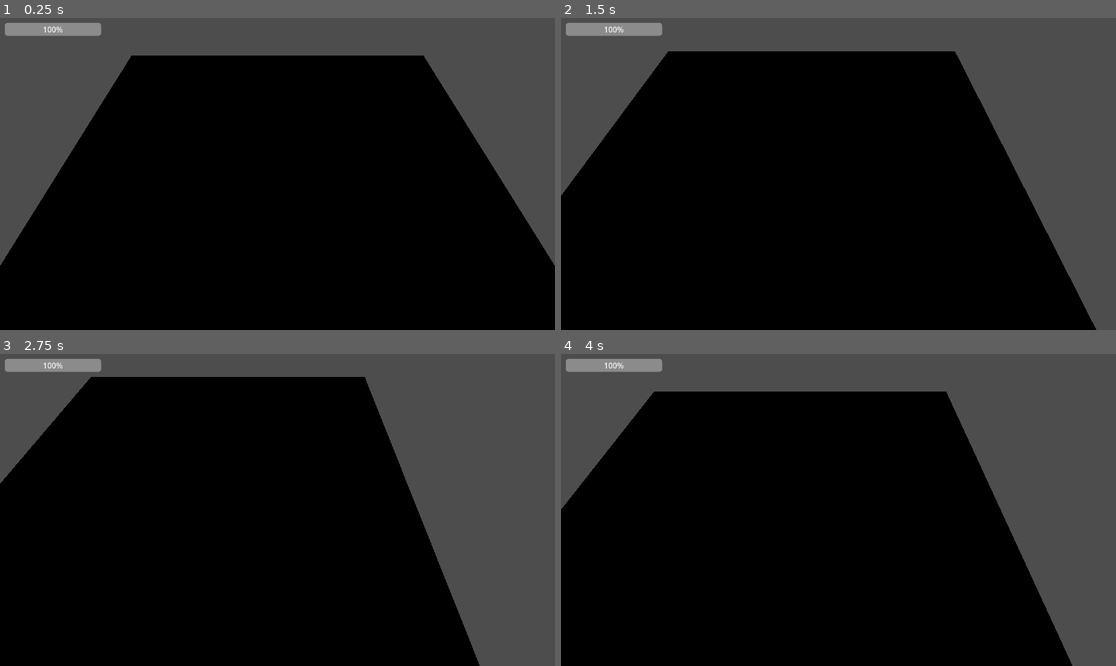
Above: before the commit, frames 1-4 (two rows, left to right).
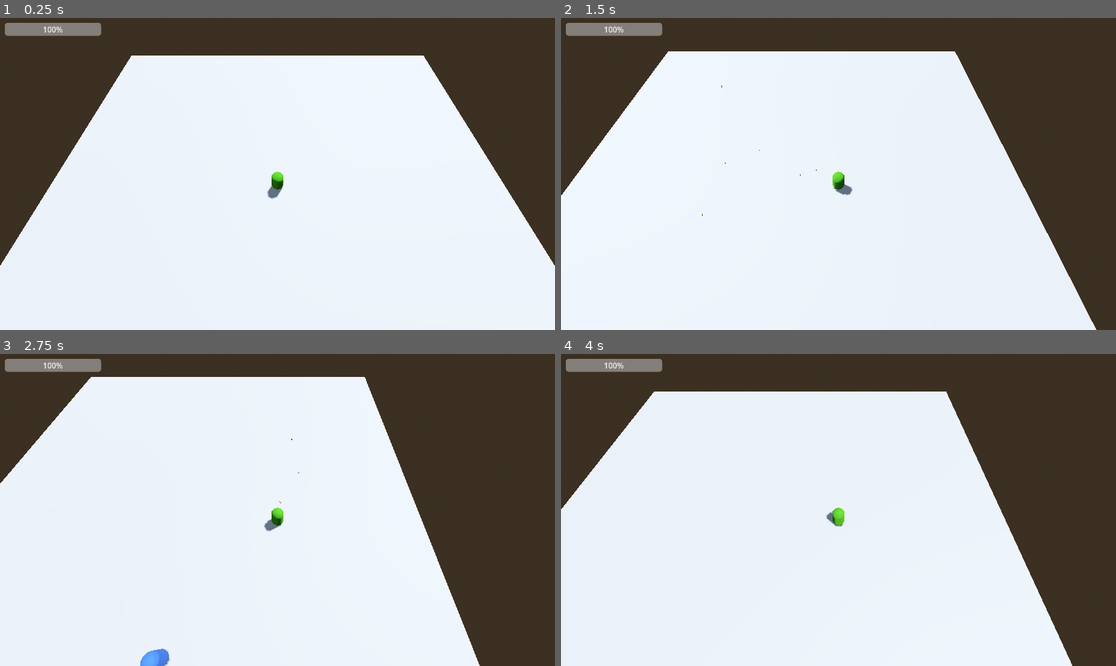
Above: after the commit, the same moments.

Repository: Verialix996/island-conquest
Game: Godot game, scene res://scenes/world/main_world.tscn
Same seed, same stepped clock (60 frames per second), same inputs: the game is played once before the commit and once after it. Sound files missing from this copy of the repository are replaced by a short silence.
Inputs (mouse positions are in pixels of both pictures, inside the frame that each line leads up to):
- Up to frame 1 (0.25 s): no input
- Up to frame 2 (1.5 s): tap Enter at 0.5 s; move the mouse to (960, 158) at 0.52 s; press the mouse at (960, 158) at 0.53 s; hold Right (ui_right) 0.53-1.28 s; move the mouse to (727, 189) at 1.27 s; release the mouse at (727, 189) at 1.28 s; hold Down (ui_down) from 1.28 s (still down); click (727, 189) at 1.35 s
- Up to frame 3 (2.75 s): move the mouse to (333, 441) at 2.02 s; release Down (ui_down) at 2.03 s; press the mouse at (333, 441) at 2.03 s; hold Right (ui_right) from 2.03 s (still down)
- Up to frame 4 (4 s): move the mouse to (810, 572) at 2.77 s; release Right (ui_right) at 2.78 s; release the mouse at (810, 572) at 2.78 s; hold Up (ui_up) 2.78-3.53 s; click (810, 572) at 2.85 s; tap Space at 3.5 s; move the mouse to (1005, 556) at 3.52 s; press the mouse at (1005, 556) at 3.53 s; hold Left (ui_left) from 3.53 s (still down)

The runs differ from the first frame. In frame 1, 99% of the frame differs, in the area x 0-100%, y 0-100%; in frame 2, 99%; in frame 3, 99%; in frame 4, 99%.

Commit message:
Milestone 3: game feel - screen shake, muzzle flash, basic sounds, hit flash effects

Diff:
--- a/scenes/enemies/enemy_base.gd
+++ b/scenes/enemies/enemy_base.gd
@@ -9,10 +9,13 @@
 @export var attack_damage: int = 10
 
 var health: int
+var is_dead: bool = false
 var state: State = State.PATROL
 var player: Node3D
 var nav_agent: NavigationAgent3D
 var attack_timer: Timer
+var death_sound: AudioStreamPlayer3D
+var mesh: MeshInstance3D
 
 func _ready() -> void:
 	health = max_health
@@ -20,6 +23,8 @@
 	nav_agent = $NavigationAgent3D
 	attack_timer = $AttackTimer
 	attack_timer.timeout.connect(_on_attack_timer_timeout)
+	death_sound = $DeathSound
+	mesh = $MeshInstance3D
 
 func _physics_process(_delta: float) -> void:
 	if player == null:
@@ -52,11 +57,24 @@
 			player.take_damage(attack_damage)
 
 func take_damage(amount: int) -> void:
+	if is_dead:
+		return
 	health -= amount
 	print("Enemy hit! Health: ", health)
+	_flash_red()
 	if health <= 0:
 		die()
 
+func _flash_red() -> void:
+	mesh.get_active_material(0).albedo_color = Color.RED
+	await get_tree().create_timer(0.1).timeout
+	mesh.get_active_material(0).albedo_color = Color("2d52ad")
+
 func die() -> void:
+	is_dead = true
 	print("Enemy died!")
+	set_physics_process(false)
+	velocity = Vector3.ZERO
+	death_sound.play()
+	await death_sound.finished
 	queue_free()
--- a/scenes/enemies/enemy_base.tscn
+++ b/scenes/enemies/enemy_base.tscn
@@ -1,12 +1,16 @@
 [gd_scene format=3 uid="uid://bjxq6qeucgwg2"]
 
 [ext_resource type="Script" uid="uid://sve0lqjf648a" path="res://scenes/enemies/enemy_base.gd" id="1_qty17"]
+[ext_resource type="AudioStream" uid="uid://bbvyoxplc03i1" path="res://assets/sounds/death_male.wav" id="2_pkqou"]
 
 [sub_resource type="StandardMaterial3D" id="StandardMaterial3D_rbebl"]
 albedo_color = Color(0.17596108, 0.3234396, 0.679836, 1)
 
 [sub_resource type="CapsuleMesh" id="CapsuleMesh_qty17"]
 material = SubResource("StandardMaterial3D_rbebl")
+
+[sub_resource type="StandardMaterial3D" id="StandardMaterial3D_pkqou"]
+albedo_color = Color(0.1764706, 0.32156864, 0.6784314, 1)
 
 [sub_resource type="CapsuleShape3D" id="CapsuleShape3D_pkqou"]
 
@@ -15,6 +19,7 @@
 
 [node name="MeshInstance3D" type="MeshInstance3D" parent="." unique_id=364973635]
 mesh = SubResource("CapsuleMesh_qty17")
+surface_material_override/0 = SubResource("StandardMaterial3D_pkqou")
 
 [node name="CollisionShape3D" type="CollisionShape3D" parent="." unique_id=1926518323]
 shape = SubResource("CapsuleShape3D_pkqou")
@@ -23,3 +28,6 @@
 autostart = true
 
 [node name="NavigationAgent3D" type="NavigationAgent3D" parent="." unique_id=1566223600]
+
+[node name="DeathSound" type="AudioStreamPlayer3D" parent="." unique_id=256847087]
+stream = ExtResource("2_pkqou")
--- a/scenes/player/player.gd
+++ b/scenes/player/player.gd
@@ -6,9 +6,13 @@
 
 @export var max_health: int = 100
 var health: int
+var hit_sound: AudioStreamPlayer3D
+var mesh: MeshInstance3D
 
 func _ready() -> void:
 	health = max_health
+	hit_sound = $HitSound
+	mesh = $MeshInstance3D
 
 func _aim_at_mouse() -> void:
 	var camera := get_viewport().get_camera_3d()
@@ -43,10 +47,17 @@
 func take_damage(amount: int) -> void:
 	health -= amount
 	health_changed.emit(health)
+	hit_sound.play()
+	_flash_red()
 	print("Player hit! Health: ", health)
 	if health <= 0:
 		die()
 
+func _flash_red() -> void:
+	mesh.get_active_material(0).albedo_color = Color.RED
+	await get_tree().create_timer(0.1).timeout
+	mesh.get_active_material(0).albedo_color = Color("357e00")
+
 func die() -> void:
 	print("Player died!")
 	get_tree().reload_current_scene()
--- a/scenes/player/player.tscn
+++ b/scenes/player/player.tscn
@@ -2,12 +2,16 @@
 
 [ext_resource type="Script" uid="uid://dvwerbtq0ttlf" path="res://scenes/player/player.gd" id="1_8afob"]
 [ext_resource type="PackedScene" uid="uid://cbse0ei1osbb0" path="res://scenes/weapons/weapon_base.tscn" id="2_dovo2"]
+[ext_resource type="AudioStream" uid="uid://csgok45ic8p5f" path="res://assets/sounds/grunt.ogg" id="3_gmlin"]
 
 [sub_resource type="StandardMaterial3D" id="StandardMaterial3D_x7p2l"]
-albedo_color = Color(1, 0.101960786, 0.047058824, 1)
+albedo_color = Color(0.2065363, 0.49325317, 9.62615e-08, 1)
 
 [sub_resource type="CapsuleMesh" id="CapsuleMesh_8afob"]
 material = SubResource("StandardMaterial3D_x7p2l")
+
+[sub_resource type="StandardMaterial3D" id="StandardMaterial3D_gmlin"]
+albedo_color = Color(0.20784314, 0.49411765, 0, 1)
 
 [sub_resource type="CapsuleShape3D" id="CapsuleShape3D_dovo2"]
 
@@ -16,8 +20,13 @@
 
 [node name="MeshInstance3D" type="MeshInstance3D" parent="." unique_id=967385355]
 mesh = SubResource("CapsuleMesh_8afob")
+surface_material_override/0 = SubResource("StandardMaterial3D_gmlin")
 
 [node name="CollisionShape3D" type="CollisionShape3D" parent="." unique_id=2067336665]
 shape = SubResource("CapsuleShape3D_dovo2")
 
 [node name="Weapon" parent="." unique_id=153327082 instance=ExtResource("2_dovo2")]
+transform = Transform3D(1, 0, 0, 0, 1, 0, 0, 0, 1, 0, 0, -0.53015584)
+
+[node name="HitSound" type="AudioStreamPlayer3D" parent="." unique_id=1324445993]
+stream = ExtResource("3_gmlin")
--- a/scenes/weapons/weapon_base.gd
+++ b/scenes/weapons/weapon_base.gd
@@ -5,18 +5,25 @@
 
 var can_fire: bool = true
 var raycast: RayCast3D
+var muzzle_flash: GPUParticles3D
+var gunshot_sound: AudioStreamPlayer3D
 
 func _ready() -> void:
 	raycast = $RayCast3D
+	muzzle_flash = $MuzzleFlash
+	gunshot_sound = $GunShotSound
+
 func _process(_delta: float) -> void:
 	if Input.is_action_pressed("shoot") and can_fire:
 		fire()
 
 func fire() -> void:
-		can_fire = false
-		if raycast.is_colliding():
-				var hit = raycast.get_collider()
-				if hit.has_method("take_damage"):
-						hit.take_damage(damage)
-		await get_tree().create_timer(fire_rate).timeout
-		can_fire = true
+	can_fire = false
+	muzzle_flash.restart()
+	gunshot_sound.play()
+	if raycast.is_colliding():
+		var hit = raycast.get_collider()
+		if hit != null and hit.has_method("take_damage"):
+			hit.take_damage(damage)
+	await get_tree().create_timer(fire_rate).timeout
+	can_fire = true
--- a/scenes/weapons/weapon_base.tscn
+++ b/scenes/weapons/weapon_base.tscn
@@ -1,11 +1,53 @@
 [gd_scene format=3 uid="uid://cbse0ei1osbb0"]
 
 [ext_resource type="Script" uid="uid://nlkjajgeoycy" path="res://scenes/weapons/weapon_base.gd" id="1_v4xn6"]
+[ext_resource type="AudioStream" uid="uid://bddav344wf6dq" path="res://assets/sounds/gunshot.wav" id="2_uvw4m"]
+
+[sub_resource type="ProceduralSkyMaterial" id="ProceduralSkyMaterial_v4xn6"]
+sky_horizon_color = Color(0.66224277, 0.6717428, 0.6867428, 1)
+ground_horizon_color = Color(0.66224277, 0.6717428, 0.6867428, 1)
+
+[sub_resource type="Sky" id="Sky_uvw4m"]
+sky_material = SubResource("ProceduralSkyMaterial_v4xn6")
+
+[sub_resource type="Environment" id="Environment_omet7"]
+background_mode = 2
+sky = SubResource("Sky_uvw4m")
+tonemap_mode = 2
+glow_enabled = true
+
+[sub_resource type="ParticleProcessMaterial" id="ParticleProcessMaterial_v4xn6"]
+direction = Vector3(0, 0, -1)
+initial_velocity_max = 114.63
+
+[sub_resource type="StandardMaterial3D" id="StandardMaterial3D_v4xn6"]
+albedo_color = Color(0.8867607, 0.52113324, 0.086436264, 1)
+
+[sub_resource type="QuadMesh" id="QuadMesh_v4xn6"]
+material = SubResource("StandardMaterial3D_v4xn6")
+size = Vector2(0.1, 0.1)
 
 [node name="Weapon" type="Node3D" unique_id=153327082]
 script = ExtResource("1_v4xn6")
-damage = null
-fire_rate = null
+
+[node name="WorldEnvironment" type="WorldEnvironment" parent="." unique_id=1163499361]
+environment = SubResource("Environment_omet7")
+
+[node name="DirectionalLight3D" type="DirectionalLight3D" parent="." unique_id=296351359]
+transform = Transform3D(-0.8660254, -0.43301278, 0.25, 0, 0.49999997, 0.86602545, -0.50000006, 0.75, -0.43301266, 0, 0, 0)
+shadow_enabled = true
 
 [node name="RayCast3D" type="RayCast3D" parent="." unique_id=1618762905]
 target_position = Vector3(0, 0, -50)
+
+[node name="MuzzleFlash" type="GPUParticles3D" parent="." unique_id=1754327114]
+transform = Transform3D(1, 0, 0, 0, 1, 0, 0, 0, 1, 0, 1.2, 0)
+emitting = false
+lifetime = 0.09999999999999999
+one_shot = true
+explosiveness = 1.0
+process_material = SubResource("ParticleProcessMaterial_v4xn6")
+draw_pass_1 = SubResource("QuadMesh_v4xn6")
+
+[node name="GunShotSound" type="AudioStreamPlayer3D" parent="." unique_id=1717635488]
+stream = ExtResource("2_uvw4m")
--- a/scenes/world/camera.gd
+++ b/scenes/world/camera.gd
@@ -1,12 +1,37 @@
 extends Camera3D
-var target:Node3D
 
-# Called when the node enters the scene tree for the first time.
+var target: Node3D
+
+# Shake state
+var shake_amount: float = 0.0
+var shake_duration: float = 0.0
+var shake_timer: float = 0.0
+
 func _ready() -> void:
-	target=get_tree().get_first_node_in_group("player")
+	target = get_tree().get_first_node_in_group("player")
+	var player = get_tree().get_first_node_in_group("player")
+	if player:
+		player.health_changed.connect(_on_player_health_changed)
 
-
-# Called every frame. 'delta' is the elapsed time since the previous frame.
 func _process(delta: float) -> void:
 	if target:
-		global_position = target.global_position +Vector3(0, 15, 8)
+		var base_pos = target.global_position + Vector3(0, 15, 8)
+		if shake_timer > 0.0:
+			shake_timer -= delta
+			# Add random offset to simulate shake
+			var offset = Vector3(
+				randf_range(-shake_amount, shake_amount),
+				0.0,
+				randf_range(-shake_amount, shake_amount)
+			)
+			global_position = base_pos + offset
+		else:
+			global_position = base_pos
+
+func shake(amount: float, duration: float) -> void:
+	shake_amount = amount
+	shake_duration = duration
+	shake_timer = duration
+
+func _on_player_health_changed(_new_health: int) -> void:
+	shake(0.3, 0.2)
Not shown, added: assets/sounds/death_male.wav.import
Not shown, added: assets/sounds/grunt.ogg.import
Not shown, added: assets/sounds/gunshot.wav.import
Not shown, changed: CLAUDE.md
Not shown, added: assets/sounds/death_male.wav
Not shown, added: assets/sounds/grunt.ogg
Not shown, added: assets/sounds/gunshot.wav
